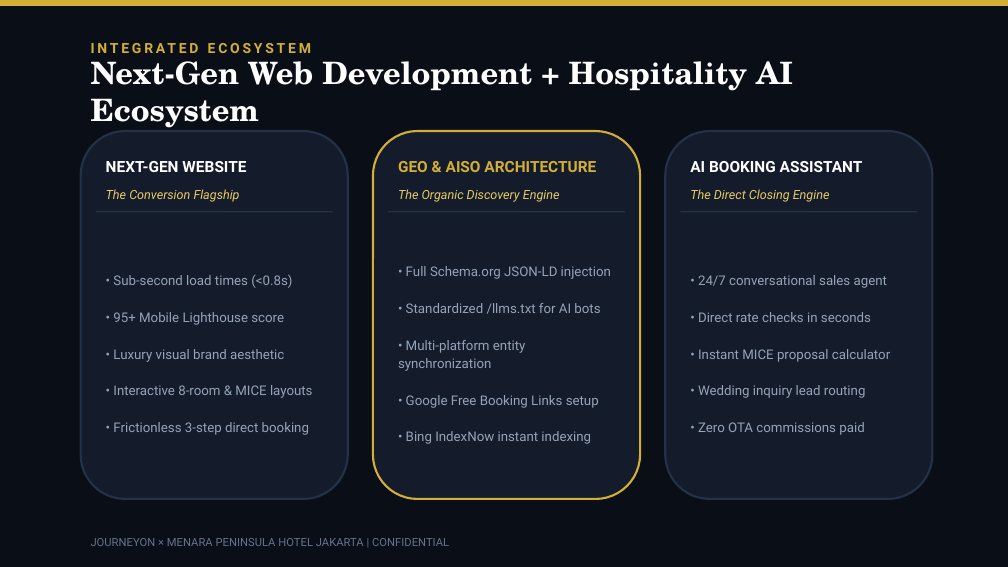
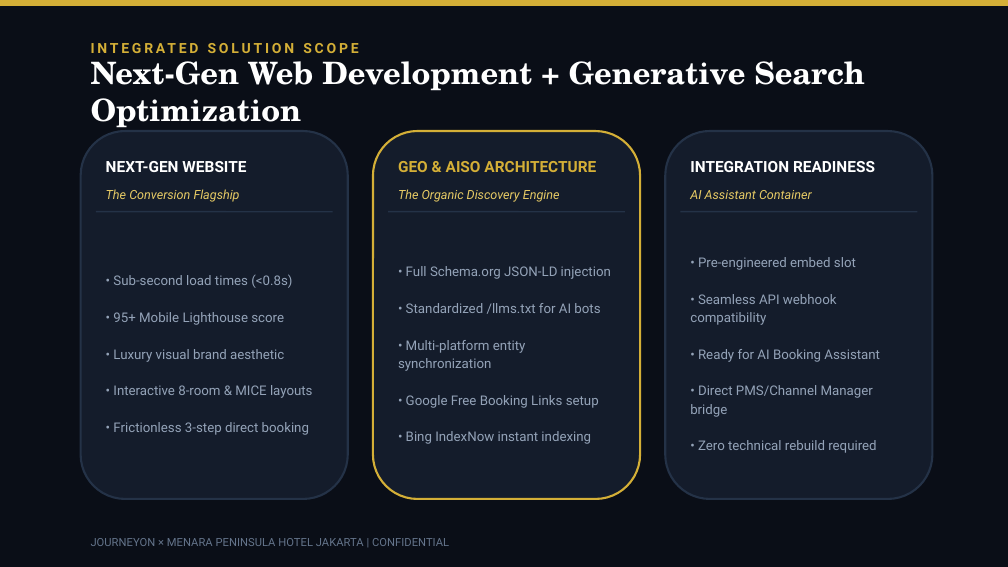
Before and after one commit to arbuuuud/menarapeninsula, a slide deck: slide 4 of PITCH_DECK_MENARA_PENINSULA_AISO.pptx. Drawn at 1008x567 pixels with LibreOffice and Linux fonts; fonts in the diff are those of the drawing. Boxes give left, top, right and bottom in pixels: in the first picture for what was removed or moved away, otherwise in the second. Text is boxed around its words. In the diff, an @@ line names an element or a change of style, - is before the commit and + after.

Commit message:
refactor(deck): align product boundaries to position website as AI Assistant integration container

```diff
--- a/PITCH_DECK_MENARA_PENINSULA_AISO.pptx
+++ b/PITCH_DECK_MENARA_PENINSULA_AISO.pptx
@@ text at (81, 35, 927, 60): text changed @@
-INTEGRATED ECOSYSTEM
+INTEGRATED SOLUTION SCOPE
@@ text at (91, 52, 865, 132): text changed @@
-Next-Gen Web Development + Hospitality AI Ecosystem
+Next-Gen Web Development + Generative Search Optimization
@@ text at (690, 161, 875, 172): text changed @@
-AI BOOKING ASSISTANT
+INTEGRATION READINESS
@@ text at (690, 190, 812, 199): text changed @@
-The Direct Closing Engine
+AI Assistant Container
@@ text at (690, 257, 880, 453): text changed @@
-• 24/7 conversational sales agent
-• Direct rate checks in seconds
-• Instant MICE proposal calculator
-• Wedding inquiry lead routing
-• Zero OTA commissions paid
+• Pre-engineered embed slot
+• Seamless API webhook compatibility
+• Ready for AI Booking Assistant
+• Direct PMS/Channel Manager bridge
+• Zero technical rebuild required
```
Also in this commit, not shown: 7 other slides changed, 2 other files.
